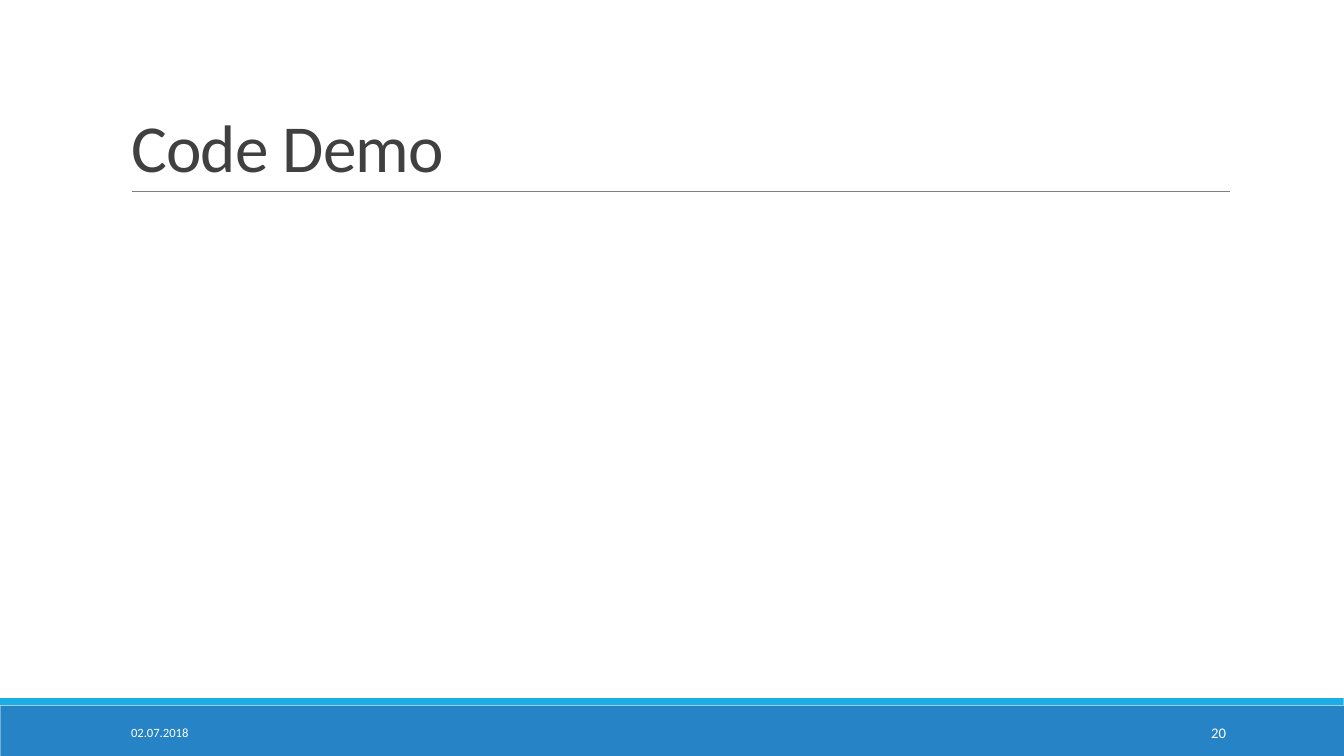
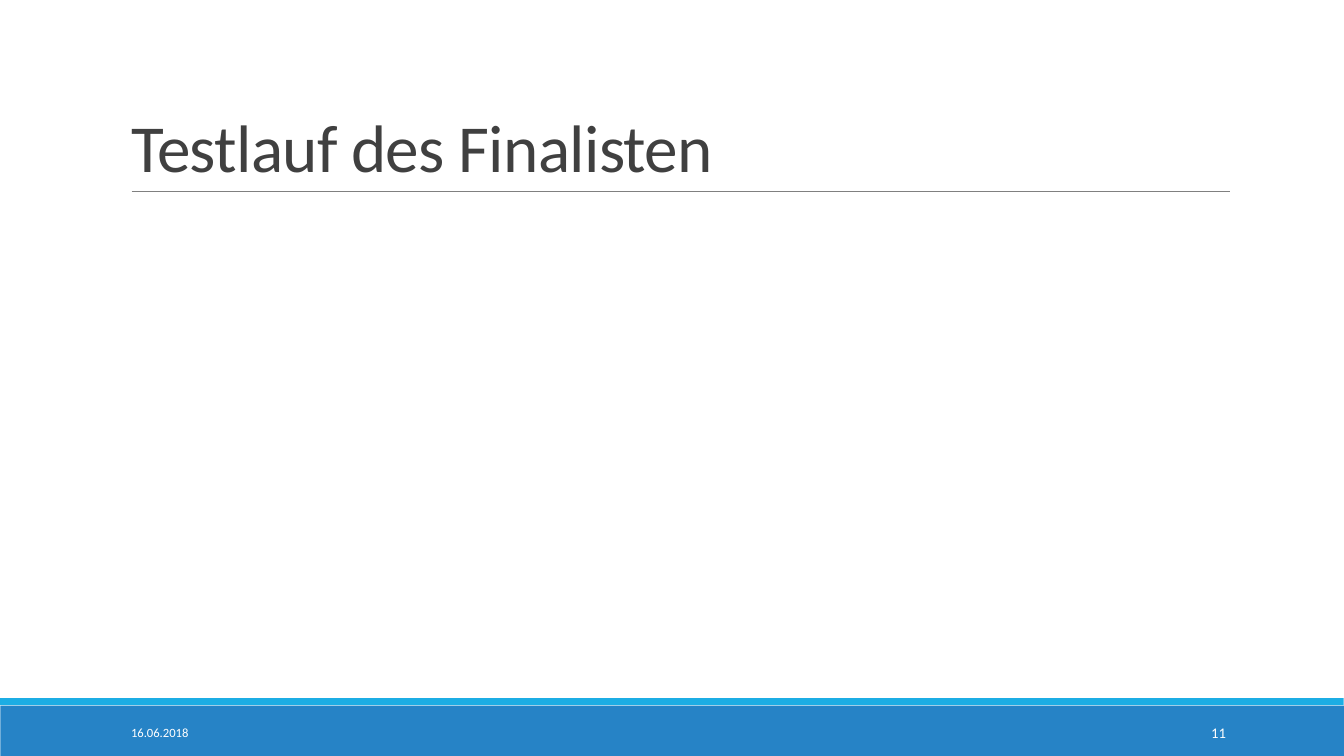
Before and after one commit to StTraeger/sqs-car-webservice, a slide deck: slide 11 of LoadTesting.pptx (slide 20 before the commit). Drawn at 1344x756 pixels with LibreOffice and Linux fonts; fonts in the diff are those of the drawing. Boxes give left, top, right and bottom in pixels: in the first picture for what was removed or moved away, otherwise in the second. Text is boxed around its words. In the diff, an @@ line names an element or a change of style, - is before the commit and + after.

```diff
--- a/LoadTesting.pptx
+++ b/LoadTesting.pptx
@@ title at [131,125,713,173]: text changed @@
-Code Demo
+Testlauf des Finalisten
@@ text at [131,728,188,737]: text changed @@
-02.07.2018
+16.06.2018
@@ page number at [1211,728,1226,738]: text changed @@
-20
+11
```
Also in this commit, not shown: 5 other slides changed, 5 slides added, 14 slides removed, 2 other files.
